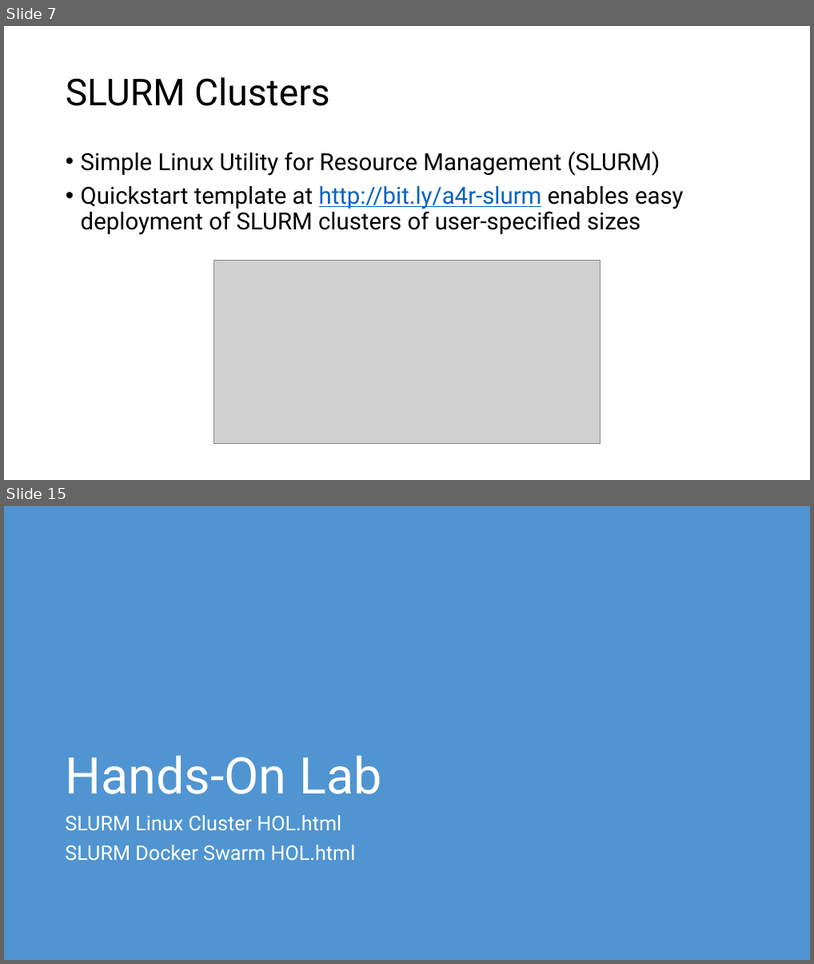
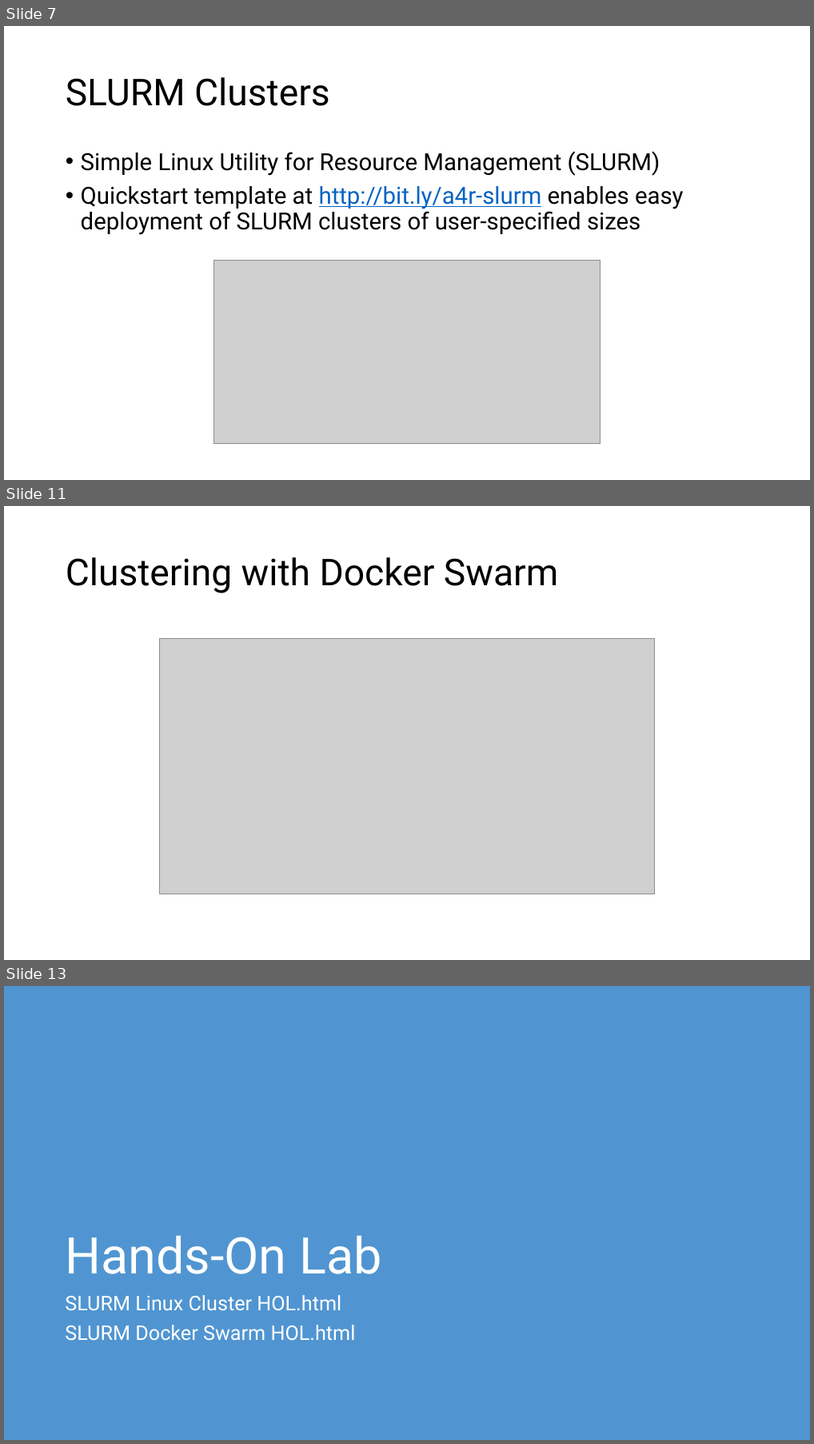
Before and after one commit to microsoft/AcademicContent, a slide deck: Workshop/6. HPC/HPC and Azure Container Service.pptx. Shown one above the other, each under a label of ours: slides 7 and 15 before the commit, slides 7, 11 and 13 after it; the slides between them are not shown. The pictures are 814x964 and 814x1444 pixels, drawn with LibreOffice and Linux fonts; fonts in the diff are those of the drawing; grey boxes stand for pictures. Boxes give left, top, right and bottom in pixels: in the first picture for what was removed or moved away, otherwise in the second. Text is boxed around its words. In the diff, an @@ line names an element or a change of style, - is before the commit and + after.

```diff
--- a/Workshop/6. HPC/HPC and Azure Container Service.pptx
+++ b/Workshop/6. HPC/HPC and Azure Container Service.pptx
@@ slide 11 added at (4,506,810,960), background #FFFFFF @@
@@ title added at (66,557,558,593), 44 pt, text #000000 @@
+Clustering with Docker Swarm
@@ picture added at (159,639,655,893) @@
@@ what was slide 15 is now slide 13 @@
```
Also in this commit, not shown: 2 slides changed, 3 other slides added, 6 slides removed.
